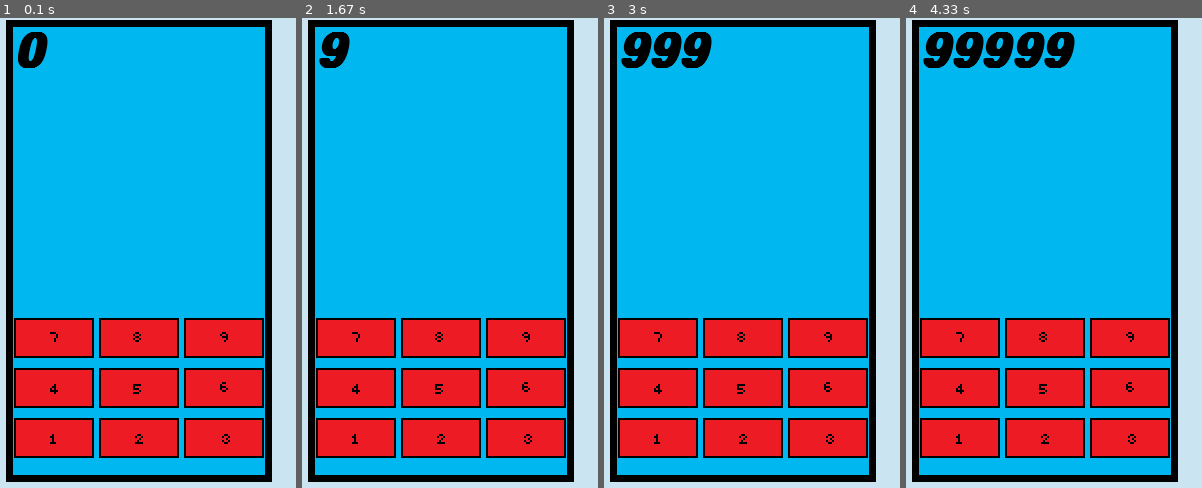
Above: before the commit, frames 1-4 (left to right).
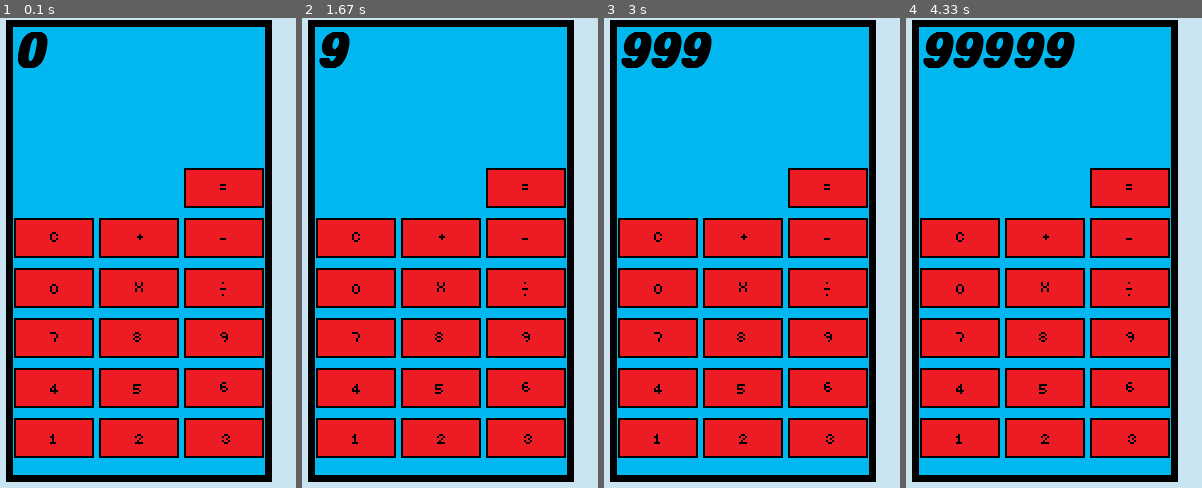
Above: after the commit, the same moments.

Repository: JustSch/calculator_pygame
Game: pygame game, started from calculator.py
Two runs of this game, one before a commit and one after it. Both use one fixed random seed, a clock stepped at 60 frames per second and the inputs below.
Inputs (mouse positions are in pixels of both pictures, inside the frame that each line leads up to):
- Up to frame 1 (0.1 s): no input
- Up to frame 2 (1.67 s): click (526, 337) at 0.88 s
- Up to frame 3 (3 s): click (828, 337) at 1.72 s; click (828, 337) at 2.55 s
- Up to frame 4 (4.33 s): click (1130, 337) at 3.38 s; click (1130, 337) at 4.22 s

The runs differ from the first frame. In frame 1, 16% of the frame differs, in the area x 4-90%, y 31-62%; in frame 2, 16%; in frame 3, 16%; in frame 4, 16%.

Commit message:
added operation buttons

Diff:
--- a/calculator.py
+++ b/calculator.py
@@ -12,6 +12,7 @@
 division = False
 second_num = 0
 
+#pt 2 slides should be algorithm (continue button placement too)
 #check if no operations are true:
 # then allow input to answer and set display num to answer
 
@@ -84,8 +85,33 @@
 calculator_button_9_img = pygame.image.load('calculator_assets/calculator_button_9.png').convert_alpha()
 calculator_button_9 = button.Button(220,300,calculator_button_9_img,2)
 
+#zero
 calculator_button_0_img = pygame.image.load('calculator_assets/calculator_button_0.png').convert_alpha()
-calculator_button_0 = button.Button(70,400,calculator_button_0_img,2)
+calculator_button_0 = button.Button(50,250,calculator_button_0_img,2)
+
+#clear
+calculator_button_16_img = pygame.image.load('calculator_assets/calculator_button_16.png').convert_alpha()
+calculator_button_16 = button.Button(50,200,calculator_button_16_img,2)
+
+#plus
+calculator_button_10_img = pygame.image.load('calculator_assets/calculator_button_10.png').convert_alpha()
+calculator_button_10 = button.Button(135,200,calculator_button_10_img,2)
+
+#minus
+calculator_button_11_img = pygame.image.load('calculator_assets/calculator_button_11.png').convert_alpha()
+calculator_button_11 = button.Button(220,200,calculator_button_11_img,2)
+
+#times
+calculator_button_14_img = pygame.image.load('calculator_assets/calculator_button_14.png').convert_alpha()
+calculator_button_14 = button.Button(135,250,calculator_button_14_img,2)
+
+#division
+calculator_button_13_img = pygame.image.load('calculator_assets/calculator_button_13.png').convert_alpha()
+calculator_button_13 = button.Button(220,250,calculator_button_13_img,2)
+
+#equals
+calculator_button_12_img = pygame.image.load('calculator_assets/calculator_button_12.png').convert_alpha()
+calculator_button_12 = button.Button(220,150,calculator_button_12_img,2)
 
 text_font = pygame.font.SysFont(None, 70,bold = True, italic=True)
 def draw_text(text, font, text_color, x, y):
@@ -106,6 +132,13 @@
     calculator_button_6.draw(screen)
     calculator_button_7.draw(screen)
     calculator_button_8.draw(screen)
+    calculator_button_0.draw(screen)
+    calculator_button_16.draw(screen)
+    calculator_button_10.draw(screen)
+    calculator_button_11.draw(screen)
+    calculator_button_14.draw(screen)
+    calculator_button_13.draw(screen)
+    calculator_button_12.draw(screen)
 
     if calculator_button_9.draw(screen):
         print('9 pressed')
